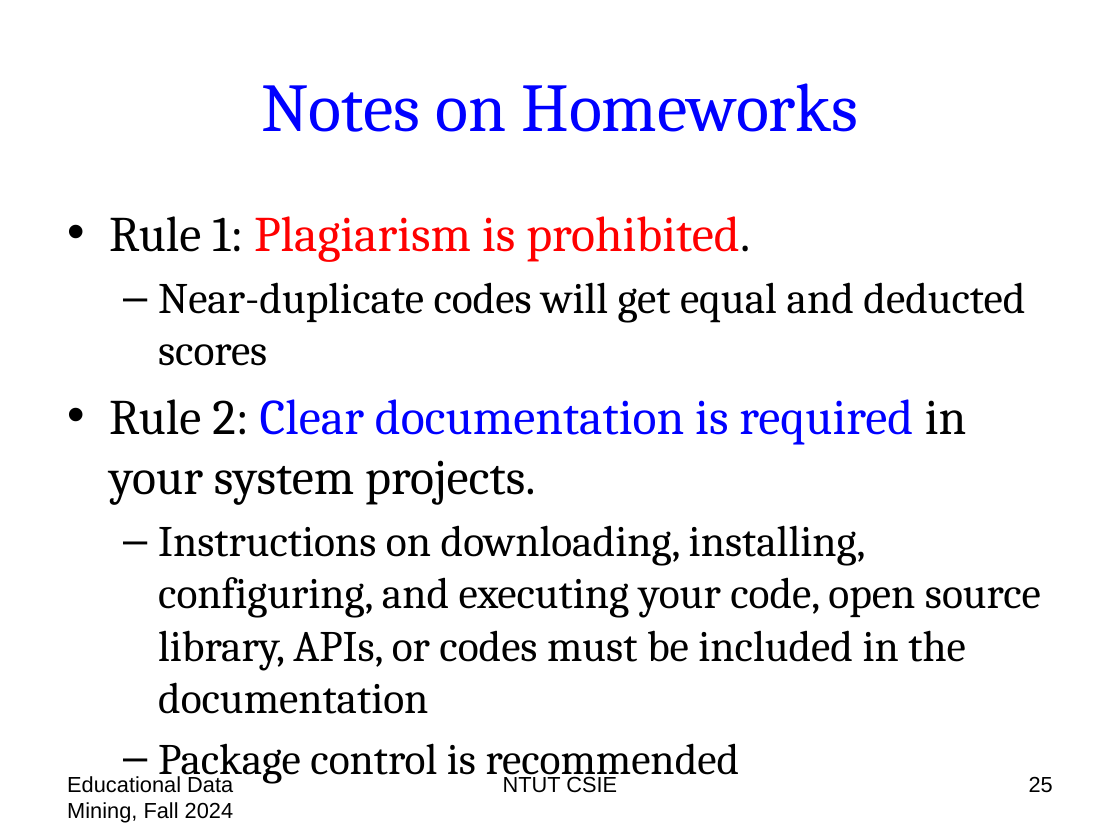
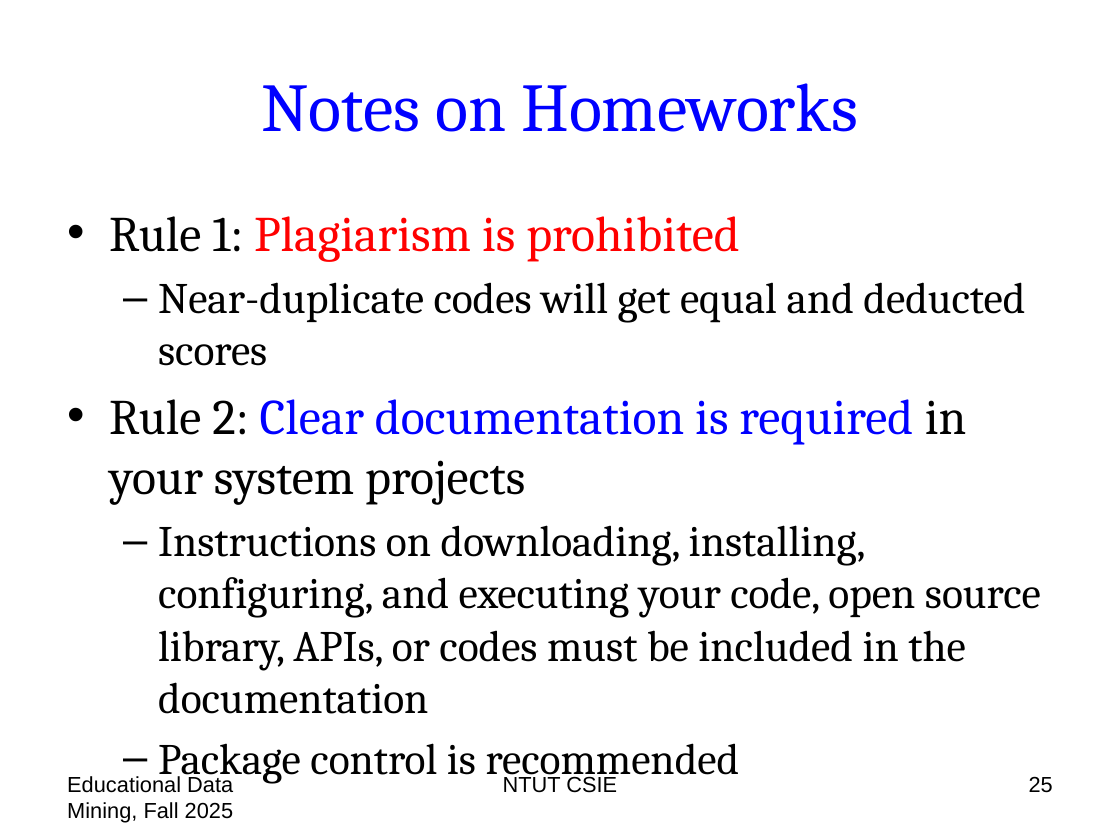
Before and after one commit to chriswjh/chriswjh.github.io, a slide deck: slide 25 of EDM/00-overview.pptx. Drawn at 1120x840 pixels with LibreOffice and Linux fonts; fonts in the diff are those of the drawing. Boxes give left, top, right and bottom in pixels: in the first picture for what was removed or moved away, otherwise in the second. Text is boxed around its words. In the diff, an @@ line names an element or a change of style, - is before the commit and + after.

```diff
--- a/EDM/00-overview.pptx
+++ b/EDM/00-overview.pptx
@@ text at box(109, 216, 739, 262): text changed @@
-• Rule 1: Plagiarism is prohibited.
+• Rule 1: Plagiarism is prohibited
@@ text at box(109, 399, 967, 505): text changed @@
-• Rule 2: Clear documentation is required in your system projects.
+• Rule 2: Clear documentation is required in your system projects
@@ text at box(67, 776, 234, 823): text changed @@
-Educational Data Mining, Fall 2024
+Educational Data Mining, Fall 2025
```
Also in this commit, not shown: 32 other slides changed, 1 other file.
